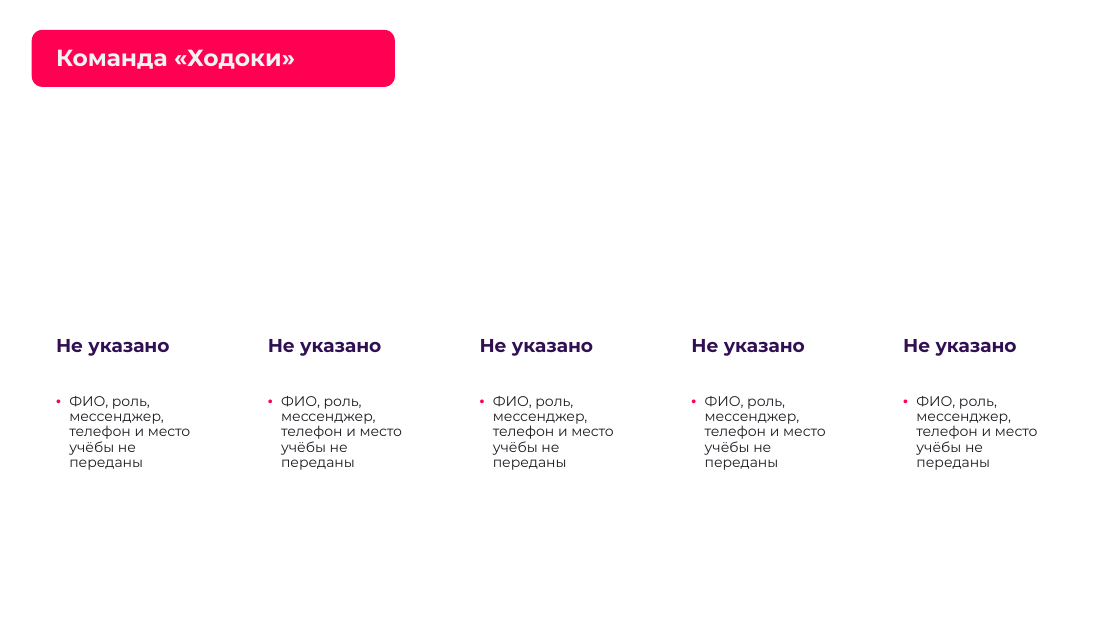
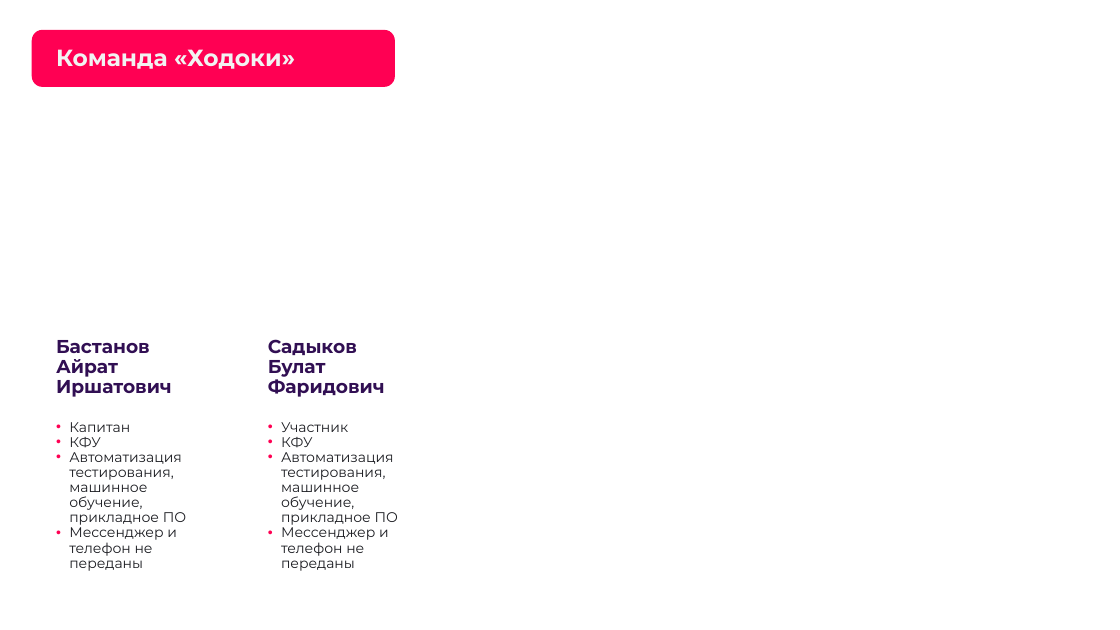
Before and after one commit to AiratBastanov/TalkNFace, a slide deck: slide 3 of docs/submission/TALKNFACE_PRODUCT_PITCH_RU.pptx. Drawn at 1120x630 pixels with LibreOffice and Linux fonts; fonts in the diff are those of the drawing; background and template pictures are left out. Boxes give left, top, right and bottom in pixels: in the first picture for what was removed or moved away, otherwise in the second. Text is boxed around its words. In the diff, an @@ line names an element or a change of style, - is before the commit and + after.

```diff
--- a/docs/submission/TALKNFACE_PRODUCT_PITCH_RU.pptx
+++ b/docs/submission/TALKNFACE_PRODUCT_PITCH_RU.pptx
@@ rounded rectangle removed at (455, 139, 657, 584) @@
@@ rounded rectangle removed at (667, 139, 869, 584) @@
@@ rounded rectangle removed at (879, 139, 1081, 584) @@
@@ text at (56, 340, 172, 397): text changed @@
-Не указано
+Бастанов Айрат Иршатович
@@ text at (268, 339, 385, 397): text changed @@
-Не указано
+Садыков Булат Фаридович
@@ text removed at (480, 339, 593, 356) @@
-Не указано
@@ text removed at (691, 339, 805, 356) @@
-Не указано
@@ text removed at (903, 339, 1017, 356) @@
-Не указано
@@ text removed at (493, 396, 614, 470) @@
-• ФИО, роль, мессенджер, телефон и место учёбы не переданы
@@ text removed at (705, 396, 826, 470) @@
-• ФИО, роль, мессенджер, телефон и место учёбы не переданы
@@ text removed at (916, 396, 1038, 470) @@
-• ФИО, роль, мессенджер, телефон и место учёбы не переданы
@@ text at (69, 422, 186, 556): text changed @@
-• ФИО, роль, мессенджер, телефон и место учёбы не переданы
+• Капитан
+• КФУ
+• Автоматизация тестирования, машинное обучение, прикладное ПО
+• Мессенджер и телефон не переданы
@@ text at (281, 422, 398, 556): text changed @@
-• ФИО, роль, мессенджер, телефон и место учёбы не переданы
+• Участник
+• КФУ
+• Автоматизация тестирования, машинное обучение, прикладное ПО
+• Мессенджер и телефон не переданы
```
Also in this commit, not shown: 2 other slides changed, 8 other files.
